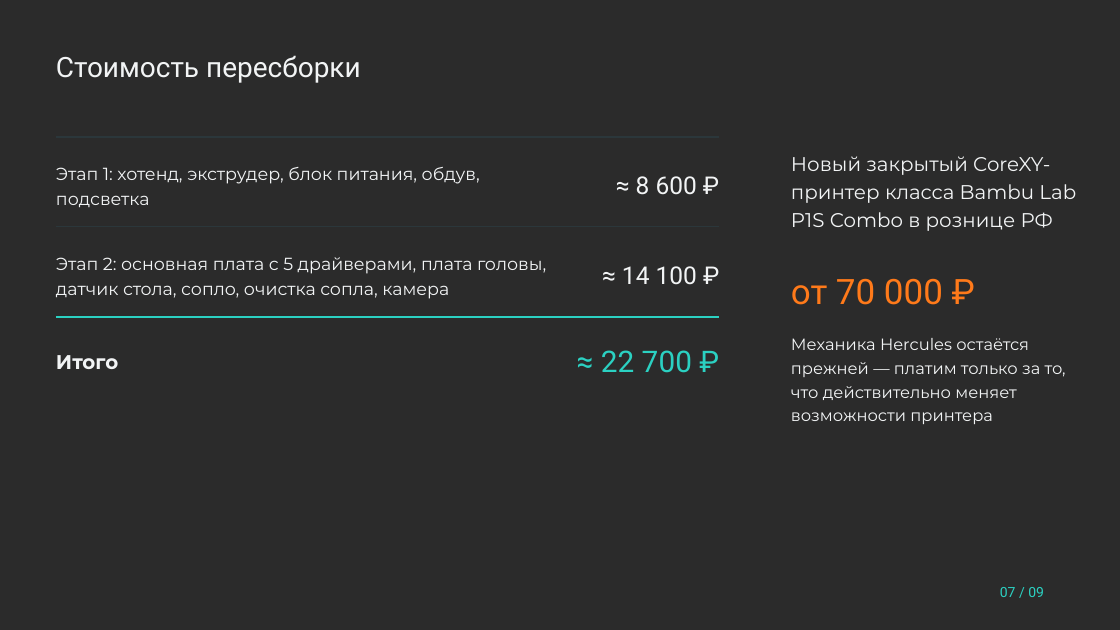
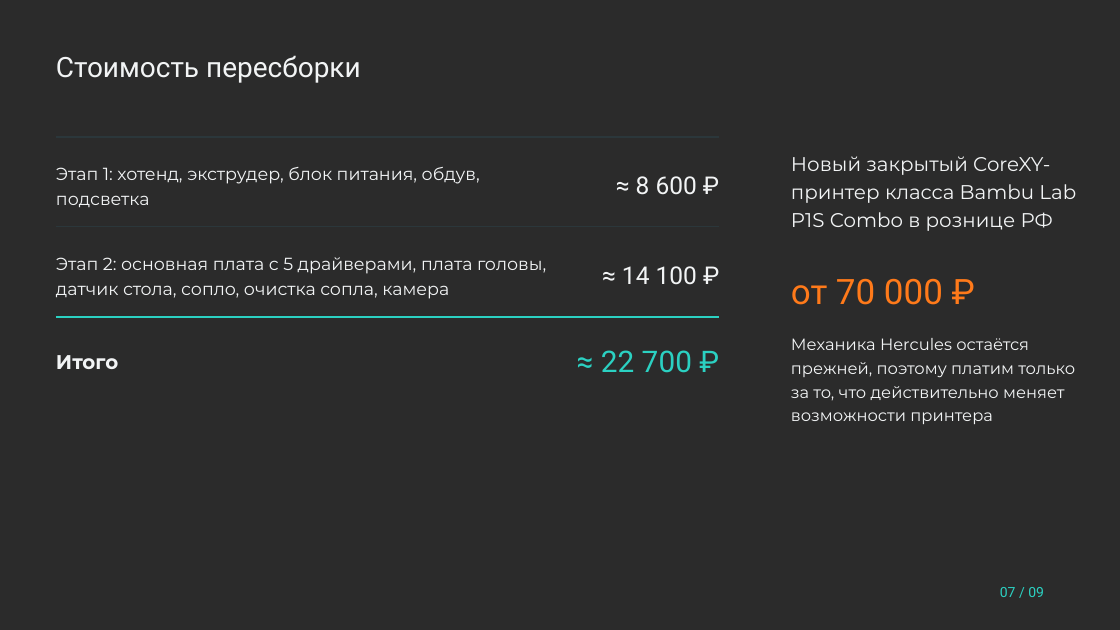
Before and after one commit to pmixay/3d-project, a slide deck: slide 7 of submission/Hefest_prezentaciya.pptx. Drawn at 1120x630 pixels with LibreOffice and Linux fonts; fonts in the diff are those of the drawing; background and template pictures are left out; a plain dark background stands for a picture behind light text. Boxes give left, top, right and bottom in pixels: in the first picture for what was removed or moved away, otherwise in the second. Text is boxed around its words. In the diff, an @@ line names an element or a change of style, - is before the commit and + after.

```diff
--- a/submission/Hefest_prezentaciya.pptx
+++ b/submission/Hefest_prezentaciya.pptx
@@ text at (x1=791, y1=338, x2=1075, y2=424): text changed @@
-Механика Hercules остаётся прежней — платим только за то, что действительно меняет возможности принтера
+Механика Hercules остаётся прежней, поэтому платим только за то, что действительно меняет возможности принтера
```
Also in this commit, not shown: 8 other slides changed, 5 other files.
